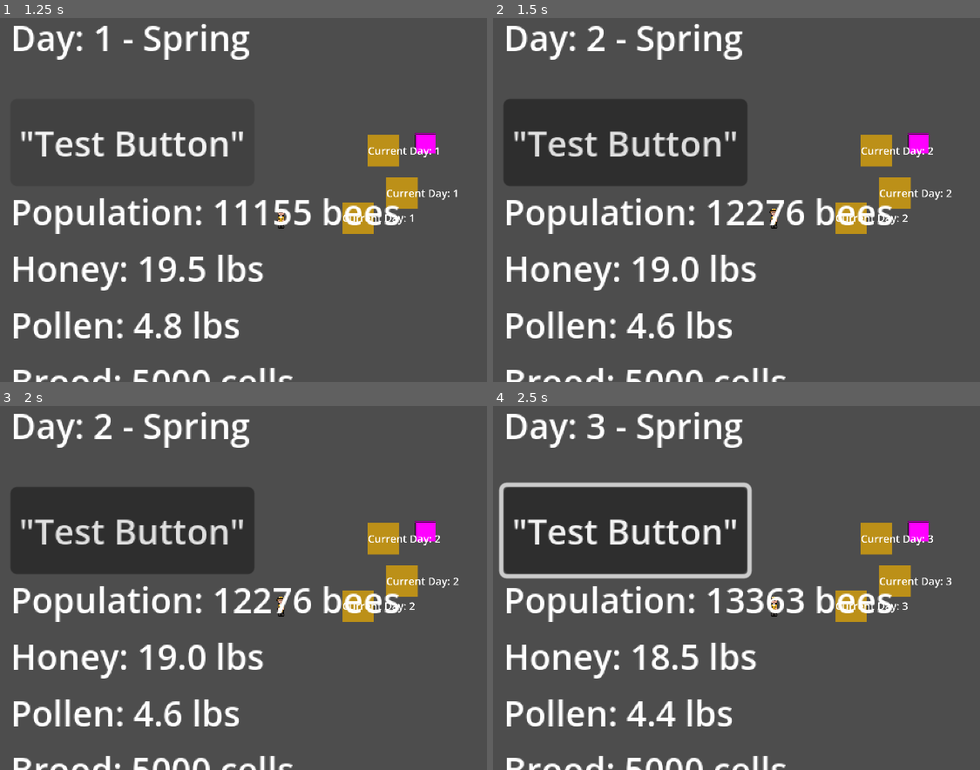
Above: before the commit, frames 1-4 (two rows, left to right).
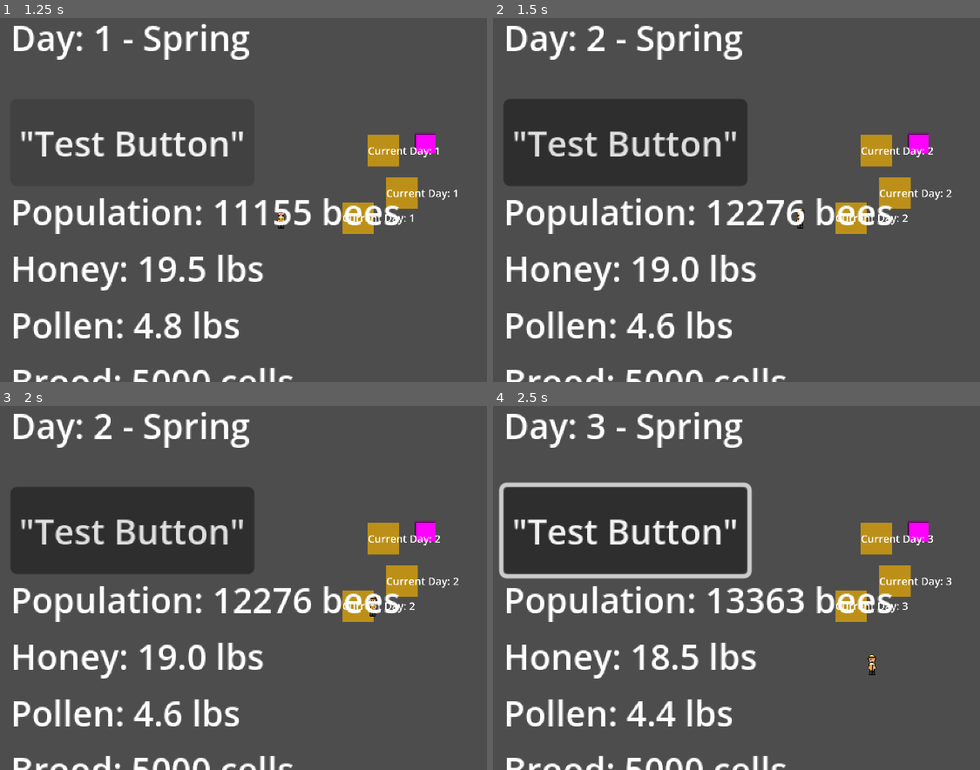
Above: after the commit, the same moments.

Repository: qLu-jML/beekeeperPro
Game: Godot game, scene res://scenes/main.tscn
Same seed, same stepped clock (60 frames per second), same inputs: the game is played once before the commit and once after it.
Inputs (mouse positions are in pixels of both pictures, inside the frame that each line leads up to):
- Up to frame 1 (1.25 s): click "'Test Button'" at 0.5 s
- Up to frame 2 (1.5 s): tap Enter at 1.25 s; move the mouse to (916, 141) at 1.27 s; hold Right (ui_right) from 1.28 s (still down); click (916, 141) at 1.42 s
- Up to frame 3 (2 s): keep holding Right (ui_right)
- Up to frame 4 (2.5 s): tap Space at 2 s; move the mouse to (692, 595) at 2.02 s; release Right (ui_right) at 2.03 s; hold Down (ui_down) from 2.03 s (still down)

Frame 1 is identical in both runs. In frame 2, less than 0.1% of the frame differs, in the area x 56-65%, y 52-58%; in frame 3, 0.1%; in frame 4, 0.1%, in the area x 57-79%, y 52-74%.
Error before the commit: Parse Error: Too many arguments for "move_and_slide()" call. Expected at most 0 but received 1. (res://scripts/core/player.gd:23)

Commit message:
added placeholder sprites (paid)

Diff:
--- a/scripts/core/player.gd
+++ b/scripts/core/player.gd
@@ -1,23 +1,46 @@
 extends CharacterBody2D
 
-var speed = 200
-var player_velocity = Vector2.ZERO
+# Movement variables
+@export var speed: float = 200.0
+@export var friction: float = 500.0
+
+# Animation
+@onready var animated_sprite = $AnimatedSprite2D
 
 func _ready():
-	$PlayerAnimatedSprite.play("idle")  # Ensure this matches your animation name
-
-func _input(event):
-	var input_vector = Vector2.ZERO
-	if event.is_action_pressed("move_right"):
-		input_vector.x += 1
-	elif event.is_action_pressed("move_left"):
-		input_vector.x -= 1
-	elif event.is_action_pressed("move_down"):
-		input_vector.y += 1
-	elif event.is_action_pressed("move_up"):
-		input_vector.y -= 1
-
-	player_velocity = input_vector.normalized() * speed
+	pass
 
 func _physics_process(delta):
-	move_and_slide(player_velocity)
+	# Get input direction
+	var input_vector = Vector2.ZERO
+	input_vector.x = Input.get_action_strength("ui_right") - Input.get_action_strength("ui_left")
+	input_vector.y = Input.get_action_strength("ui_down") - Input.get_action_strength("ui_up")
+	input_vector = input_vector.normalized()
+
+	# Apply movement
+	if input_vector != Vector2.ZERO:
+		velocity = input_vector * speed
+		play_animation(input_vector)
+	else:
+		velocity = velocity.move_toward(Vector2.ZERO, friction * delta)
+		if animated_sprite:
+			animated_sprite.stop()
+
+	# Move the character (Godot 4 syntax - no parameters)
+	move_and_slide()
+
+func play_animation(direction: Vector2):
+	if not animated_sprite:
+		return
+
+	# Determine which animation to play based on direction
+	if abs(direction.x) > abs(direction.y):
+		if direction.x > 0:
+			animated_sprite.play("walk_right")
+		else:
+			animated_sprite.play("walk_left")
+	else:
+		if direction.y > 0:
+			animated_sprite.play("walk_down")
+		else:
+			animated_sprite.play("walk_up")
Binary file added: assets/sprites/paid/Sprout Lands - Sprites - Basic pack/Characters/Basic Charakter Actions.png
Binary file added: assets/sprites/paid/Sprout Lands - Sprites - Basic pack/Characters/Basic Charakter Spritesheet.png
Binary file added: assets/sprites/paid/Sprout Lands - Sprites - Basic pack/Characters/Egg_And_Nest.png
Binary file added: assets/sprites/paid/Sprout Lands - Sprites - Basic pack/Characters/Free Chicken Sprites.png
Binary file added: assets/sprites/paid/Sprout Lands - Sprites - Basic pack/Characters/Free Cow Sprites.png
Binary file added: assets/sprites/paid/Sprout Lands - Sprites - Basic pack/Characters/Tools.png
Binary file added: assets/sprites/paid/Sprout Lands - Sprites - Basic pack/Objects/Basic Furniture.png
Binary file added: assets/sprites/paid/Sprout Lands - Sprites - Basic pack/Objects/Basic Grass Biom things 1.png
Binary file added: assets/sprites/paid/Sprout Lands - Sprites - Basic pack/Objects/Basic Plants.png
Binary file added: assets/sprites/paid/Sprout Lands - Sprites - Basic pack/Objects/Basic tools and meterials.png
Binary file added: assets/sprites/paid/Sprout Lands - Sprites - Basic pack/Objects/Basic_Furniture.png
Binary file added: assets/sprites/paid/Sprout Lands - Sprites - Basic pack/Objects/Basic_Grass_Biom_things.png
(and 206 more such lines)
